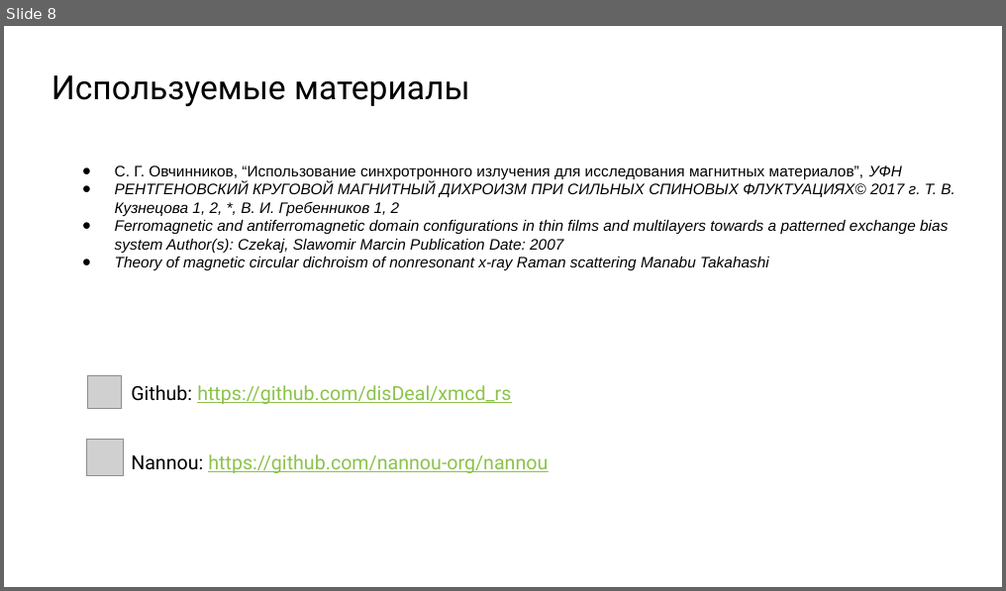
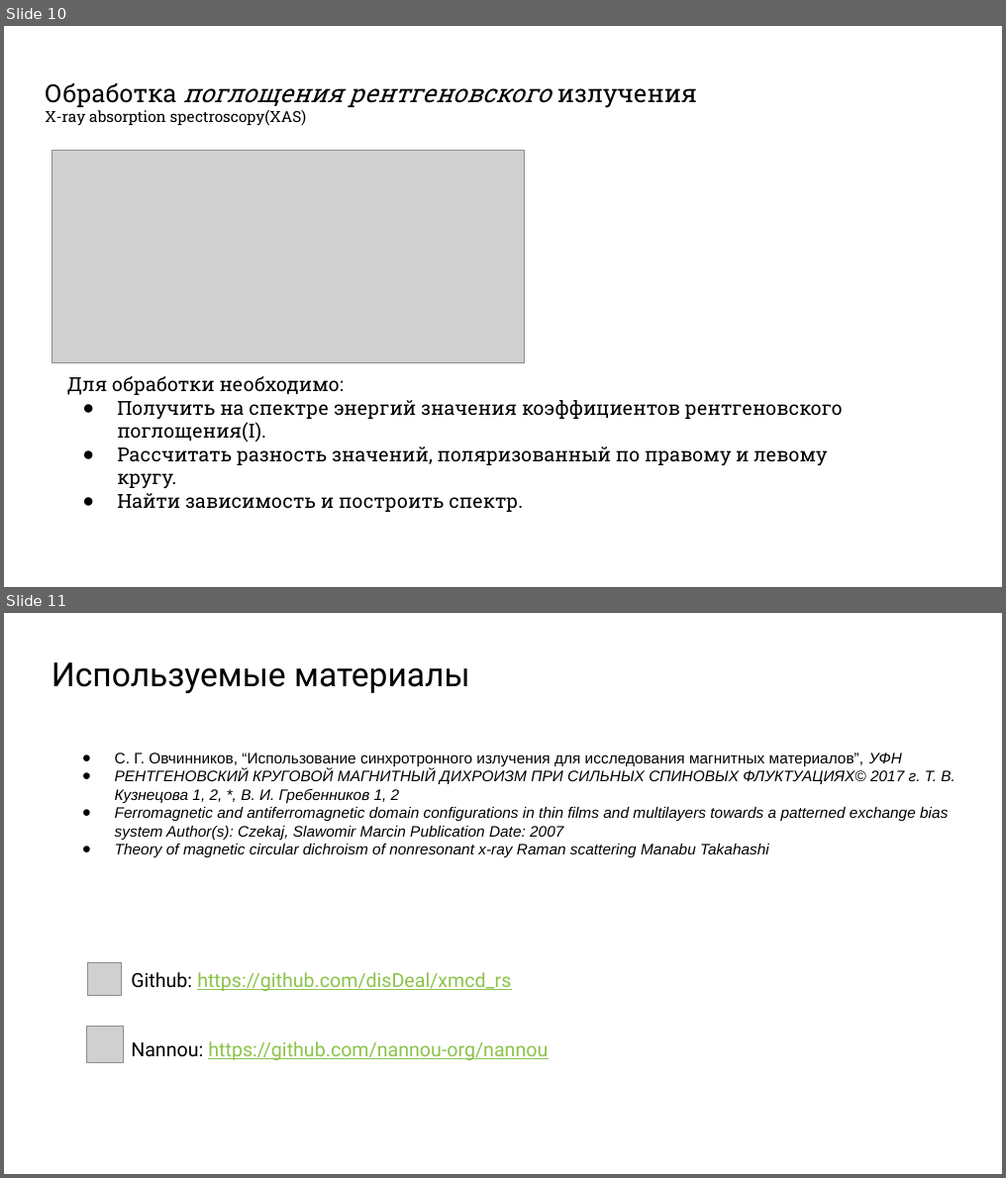
Before and after one commit to disDeal/xmcd_rs, a slide deck: slides/xmcd.odp. Shown one above the other, each under a label of ours: slide 8 before the commit, slides 10 and 11 after it. The pictures are 1006x591 and 1006x1178 pixels, drawn with LibreOffice and Linux fonts; fonts in the diff are those of the drawing; grey boxes stand for pictures. Boxes give left, top, right and bottom in pixels: in the first picture for what was removed or moved away, otherwise in the second. Text is boxed around its words. In the diff, an @@ line names an element or a change of style, - is before the commit and + after.

```diff
--- a/slides/xmcd.odp
+++ b/slides/xmcd.odp
@@ slide 10 added at [4, 26, 1002, 587], background #FFFFFF @@
@@ text added at [45, 83, 697, 126], 18 pt, text #000000 @@
+Обработка поглощения рентгеновского излучения
+X-ray absorption spectroscopy(XAS)
@@ picture added at [52, 150, 524, 363] @@
@@ text added at [67, 376, 843, 512], 14 pt, text #000000 @@
+Для обработки необходимо:
+● Получить на спектре энергий значения коэффициентов рентгеновского поглощения(I).
+● Рассчитать разность значений, поляризованный по правому и левому кругу.
+● Найти зависимость и построить спектр.
@@ what was slide 8 is now slide 11 @@
```
Also in this commit, not shown: 7 other slides added, 5 slides removed, 7 other files.
